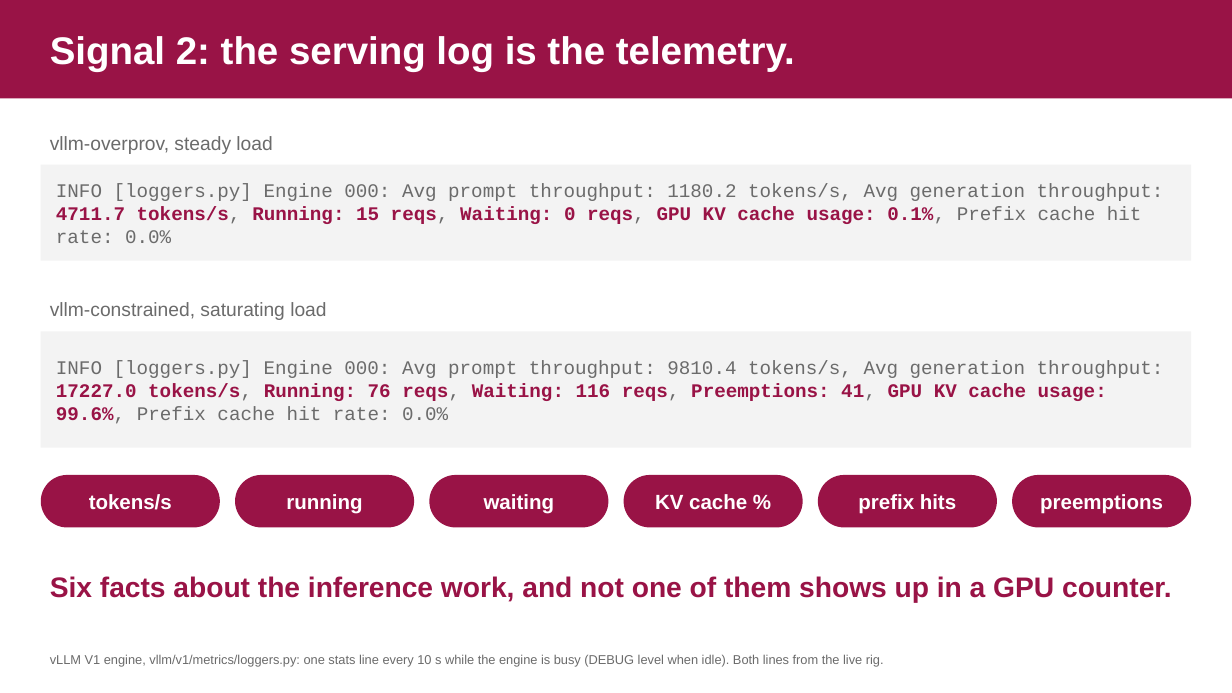
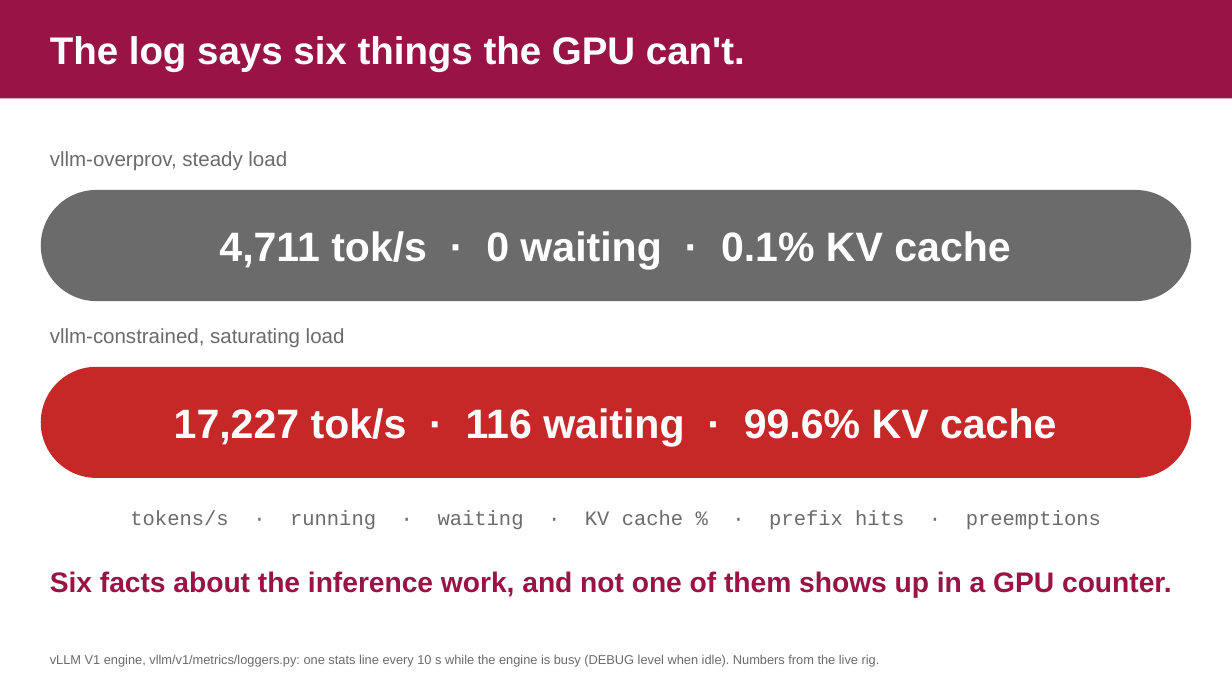
Before and after one commit to danilosilvase/gpu-observability-kubecon-na-2026, a slide deck: slide 12 of deck/kubecon-na-2026-v4.pptx. Drawn at 1232x693 pixels with LibreOffice and Linux fonts; fonts in the diff are those of the drawing; background and template pictures are left out. Boxes give left, top, right and bottom in pixels: in the first picture for what was removed or moved away, otherwise in the second. Text is boxed around its words. In the diff, an @@ line names an element or a change of style, - is before the commit and + after.

```diff
--- a/deck/kubecon-na-2026-v4.pptx
+++ b/deck/kubecon-na-2026-v4.pptx
@@ text at [50,36,745,72]: text changed @@
-Signal 2: the serving log is the telemetry.
+The log says six things the GPU can't.
@@ text "vllm-overprov, steady load": place and size @@
-text "vllm-overprov, steady load" at [50,136,272,154]
+text "vllm-overprov, steady load" at [50,151,287,170]
@@ text "vllm-overprov, steady load" at [50,151,287,170]: size 15 to 16 pt @@
@@ rounded rectangle "4,711 tok/s · 0 waiting ...": place and size @@
-rounded rectangle "4,711 tok/s · 0 waiting ..." at [41,165,1191,261]
+rounded rectangle "4,711 tok/s · 0 waiting ..." at [41,190,1191,301]
@@ rounded rectangle "4,711 tok/s · 0 waiting ..." at [41,190,1191,301]: rectangle to rounded rectangle; fill #F3F3F3 to #6B6B6B @@
@@ text in rounded rectangle at [219,231,1010,270]: text changed; size 15 to 32 pt; font Courier New to Arial; text colour #6B6B6B to #FFFFFF; bold on @@
-INFO [loggers.py] Engine 000: Avg prompt throughput: 1180.2 tokens/s, Avg generation throughput: 4711.7 tokens/s, Running: 15 reqs, Waiting: 0 reqs, GPU KV cache usage: 0.1%, Prefix cache hit rate: 0.0%
+4,711 tok/s · 0 waiting · 0.1% KV cache
@@ text "vllm-constrained, saturating load" at [50,328,345,347]: size 15 to 16 pt @@
@@ text "vllm-constrained, saturating load": place and size @@
-text "vllm-constrained, saturating load" at [50,302,326,320]
+text "vllm-constrained, saturating load" at [50,328,345,347]
@@ rounded rectangle "17,227 tok/s · 116 waiting ...": place and size @@
-rounded rectangle "17,227 tok/s · 116 waiting ..." at [41,332,1191,448]
+rounded rectangle "17,227 tok/s · 116 waiting ..." at [41,367,1191,478]
@@ rounded rectangle "17,227 tok/s · 116 waiting ..." at [41,367,1191,478]: rectangle to rounded rectangle; fill #F3F3F3 to #C62828 @@
@@ text in rounded rectangle at [174,408,1056,447]: text changed; size 15 to 32 pt; font Courier New to Arial; text colour #6B6B6B to #FFFFFF; bold on @@
-INFO [loggers.py] Engine 000: Avg prompt throughput: 9810.4 tokens/s, Avg generation throughput: 17227.0 tokens/s, Running: 76 reqs, Waiting: 116 reqs, Preemptions: 41, GPU KV cache usage: 99.6%, Prefix cache hit rate: 0.0%
+17,227 tok/s · 116 waiting · 99.6% KV cache
@@ rounded rectangle removed at [235,475,414,528] @@
-running
@@ rounded rectangle removed at [430,475,609,528] @@
-waiting
@@ rounded rectangle removed at [624,475,803,528] @@
-KV cache %
@@ rounded rectangle removed at [818,475,997,528] @@
-prefix hits
@@ rounded rectangle removed at [1012,475,1191,528] @@
-preemptions
@@ text "tokens/s · running · waiting ...": place and size @@
-text "tokens/s · running · waiting ..." at [41,475,220,528]
+text "tokens/s · running · waiting ..." at [130,510,1101,529]
@@ text "tokens/s · running · waiting ..." at [130,510,1101,529]: vertical alignment middle to top; fill #991346 to none @@
@@ text at [130,510,1101,529]: text changed; font Arial to Courier New; text colour #FFFFFF to #6B6B6B; bold off @@
-tokens/s
+tokens/s · running · waiting · KV cache % · prefix hits · preemptions
@@ text "Six facts about the inference ...": place and size @@
-text "Six facts about the inference ..." at [50,576,1172,603]
+text "Six facts about the inference ..." at [50,571,1172,598]
@@ text at [50,654,880,666]: text changed @@
-vLLM V1 engine, vllm/v1/metrics/loggers.py: one stats line every 10 s while the engine is busy (DEBUG level when idle). Both lines from the live rig.
+vLLM V1 engine, vllm/v1/metrics/loggers.py: one stats line every 10 s while the engine is busy (DEBUG level when idle). Numbers from the live rig.
```
Also in this commit, not shown: 13 other slides changed, 3 other files.
